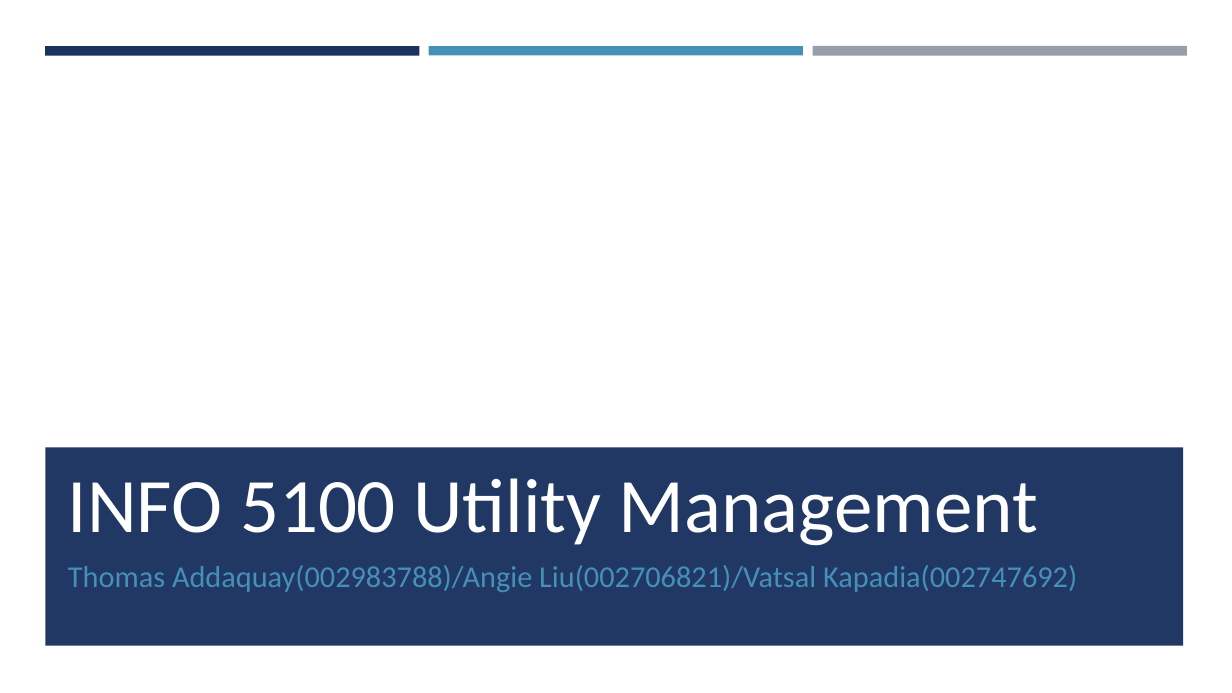
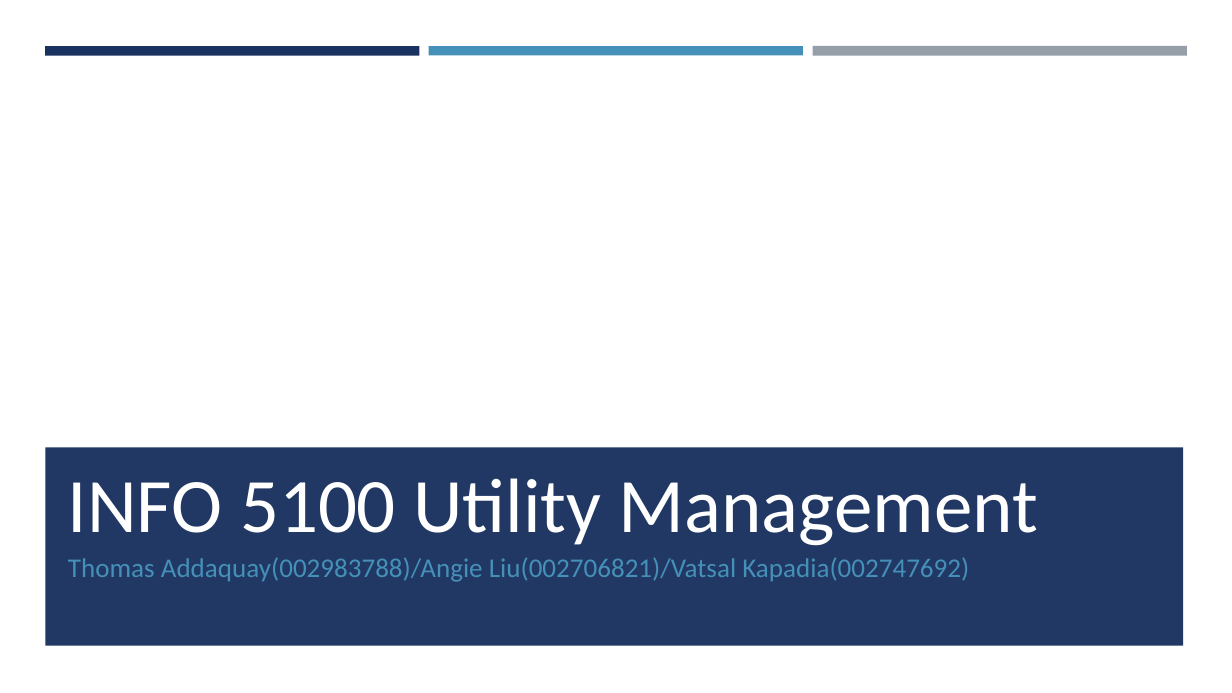
Before and after one commit to ovokojo/UtilityManagementSystem, a slide deck: slide 1 of INFO5100 project.pptx. Drawn at 1232x693 pixels with LibreOffice and Linux fonts; fonts in the diff are those of the drawing; background and template pictures are left out. Boxes give left, top, right and bottom in pixels: in the first picture for what was removed or moved away, otherwise in the second. Text is boxed around its words. In the diff, an @@ line names an element or a change of style, - is before the commit and + after.

```diff
--- a/INFO5100 project.pptx
+++ b/INFO5100 project.pptx
@@ subtitle "Thomas Addaquay(002983788)/Angie Liu(002706821)/Vatsal Kapad ..." at bbox=[68, 557, 969, 582]: size 23.7 to 21.1 pt; line spacing 1 to 0.8 @@
```
Also in this commit, not shown: 1 other slide changed, 18 other files.
